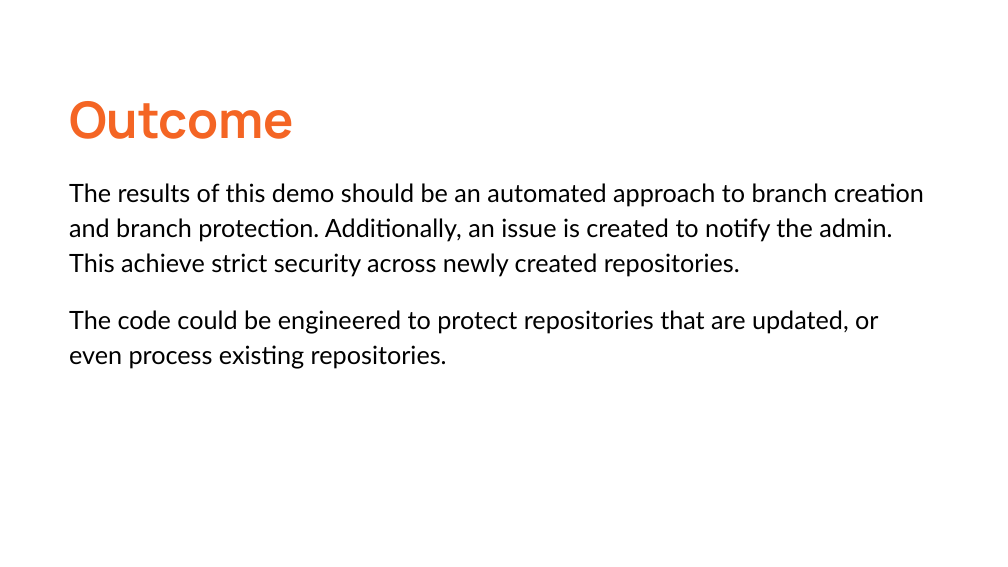
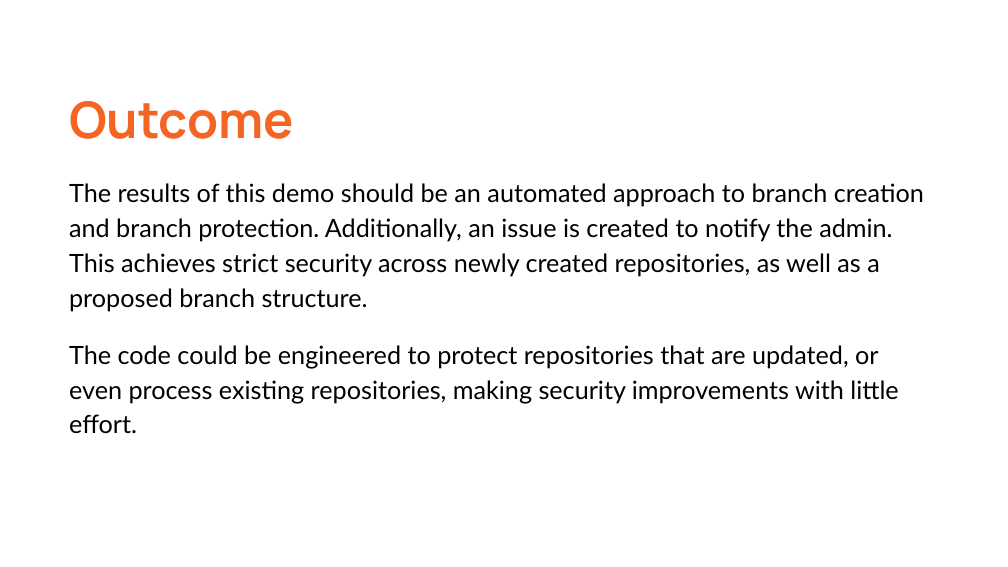
Before and after one commit to jefeish/github-presentation, a slide deck: slide 14 of github-presentation.pptx. Drawn at 1008x567 pixels with LibreOffice and Linux fonts; fonts in the diff are those of the drawing. Boxes give left, top, right and bottom in pixels: in the first picture for what was removed or moved away, otherwise in the second. Text is boxed around its words. In the diff, an @@ line names an element or a change of style, - is before the commit and + after.

```diff
--- a/github-presentation.pptx
+++ b/github-presentation.pptx
@@ title at (x1=69, y1=183, x2=924, y2=434): text changed @@
-The results of this demo should be an automated approach to branch creation and branch protection. Additionally, an issue is created to notify the admin. This achieve strict security across newly created repositories.
-The code could be engineered to protect repositories that are updated, or even process existing repositories.
+The results of this demo should be an automated approach to branch creation and branch protection. Additionally, an issue is created to notify the admin. This achieves strict security across newly created repositories, as well as a proposed branch structure.
+The code could be engineered to protect repositories that are updated, or even process existing repositories, making security improvements with little effort.
```
Also in this commit, not shown: 11 other slides changed, 3 other files.
